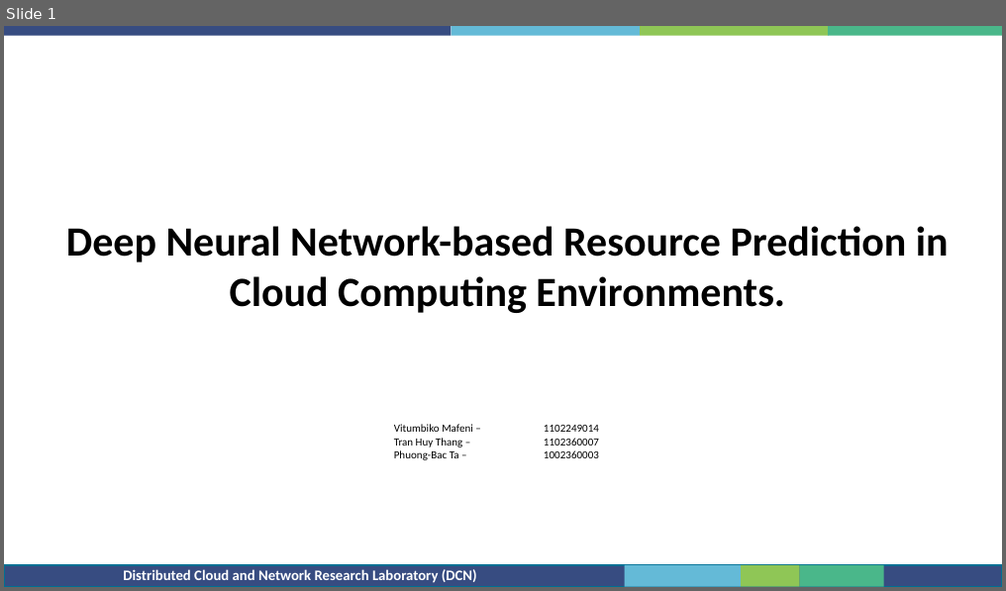
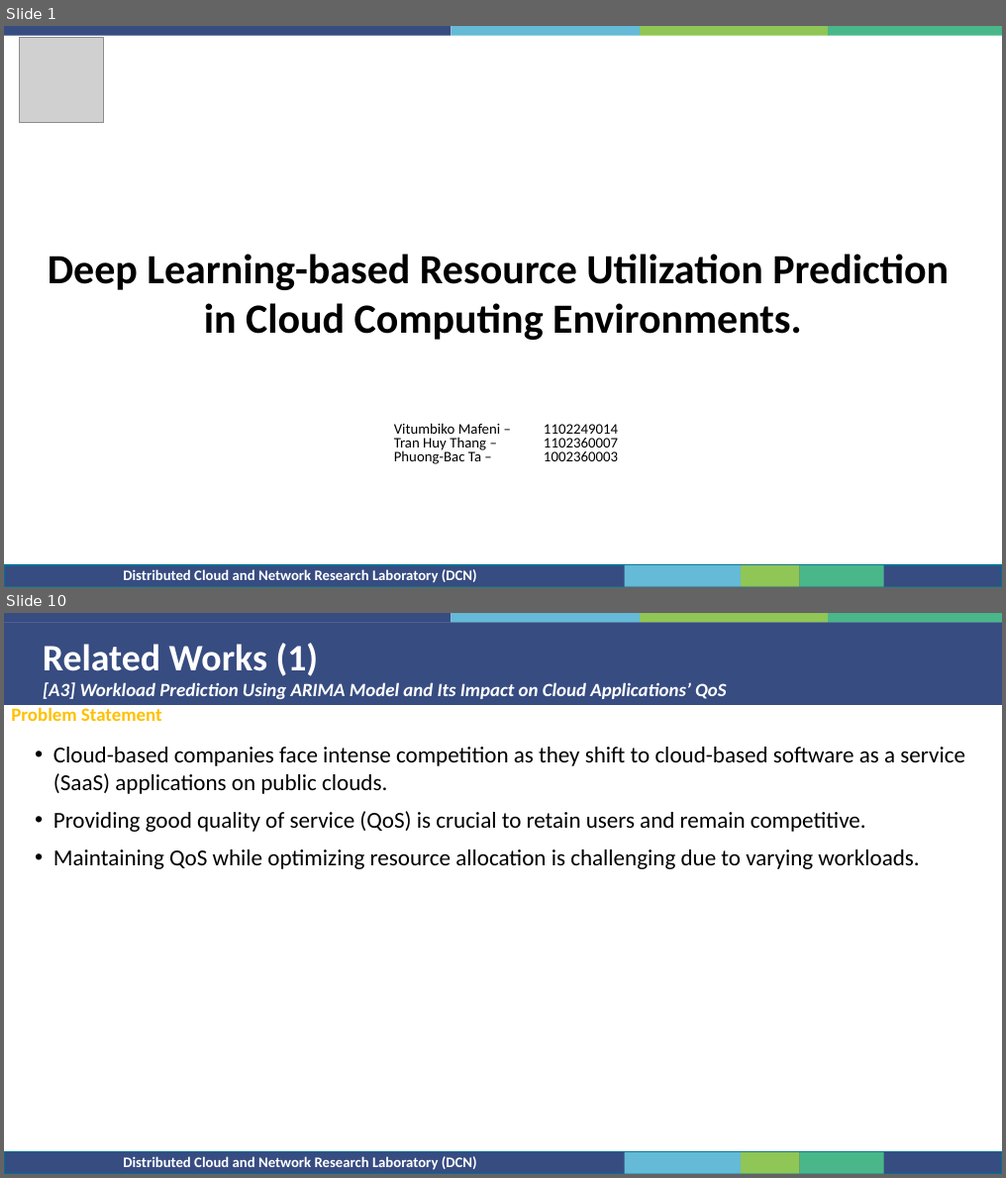
Before and after one commit to bactp/ml-class-project-20232, a slide deck: Integrated-Project.pptx. Shown one above the other, each under a label of ours: slide 1 before the commit, slides 1 and 10 after it; the slides between them are not shown. The pictures are 1006x591 and 1006x1178 pixels, drawn with LibreOffice and Linux fonts; fonts in the diff are those of the drawing; grey boxes stand for pictures; background and template pictures are left out. Boxes give left, top, right and bottom in pixels: in the first picture for what was removed or moved away, otherwise in the second. Text is boxed around its words. In the diff, an @@ line names an element or a change of style, - is before the commit and + after.

```diff
--- a/Integrated-Project.pptx
+++ b/Integrated-Project.pptx
@@ slide 10 added at [4, 613, 1002, 1174], background #FFFFFF; not listed: 7 template elements that a slide beside it also shows @@
@@ rectangle added at [4, 622, 1002, 704], fill #384C81 @@
@@ text added at [43, 643, 319, 676], 36 pt, text #FFFFFF, bold @@
+Related Works (1)
@@ title added at [43, 682, 727, 699], 18 pt, text #FFFFFF, bold, italic @@
+[A3] Workload Prediction Using ARIMA Model and Its Impact on Cloud Applications’ QoS
@@ text added at [11, 707, 162, 721], 18 pt, text #FFC000, bold @@
+Problem Statement
@@ text added at [54, 747, 965, 869], 22 pt, text #000000 @@
+• Cloud-based companies face intense competition as they shift to cloud-based software as a service (SaaS) applications on public clouds.
+• Providing good quality of service (QoS) is crucial to retain users and remain competitive.
+• Maintaining QoS while optimizing resource allocation is challenging due to varying workloads.
@@ rectangle added at [4, 1153, 1002, 1174], fill #384C81, outline #006F93 1 pt @@
@@ text added at [123, 1157, 477, 1170], 14 pt, text #FFFFFF, bold @@
+Distributed Cloud and Network Research Laboratory (DCN)
@@ slide 1 changed as well @@
@@ picture added at [20, 38, 104, 123] @@
@@ text at [48, 254, 948, 340]: text changed @@
-Deep Neural Network-based Resource Prediction in Cloud Computing Environments.
+Deep Learning-based Resource Utilization Prediction
+in Cloud Computing Environments.
@@ text "Vitumbiko Mafeni – 1102249014" at [394, 423, 618, 465]: size 10.6 to 14.2 pt; line spacing 1 to 0.8 @@
```
Also in this commit, not shown: 3 other slides changed, 18 other slides added, 4 slides removed.
